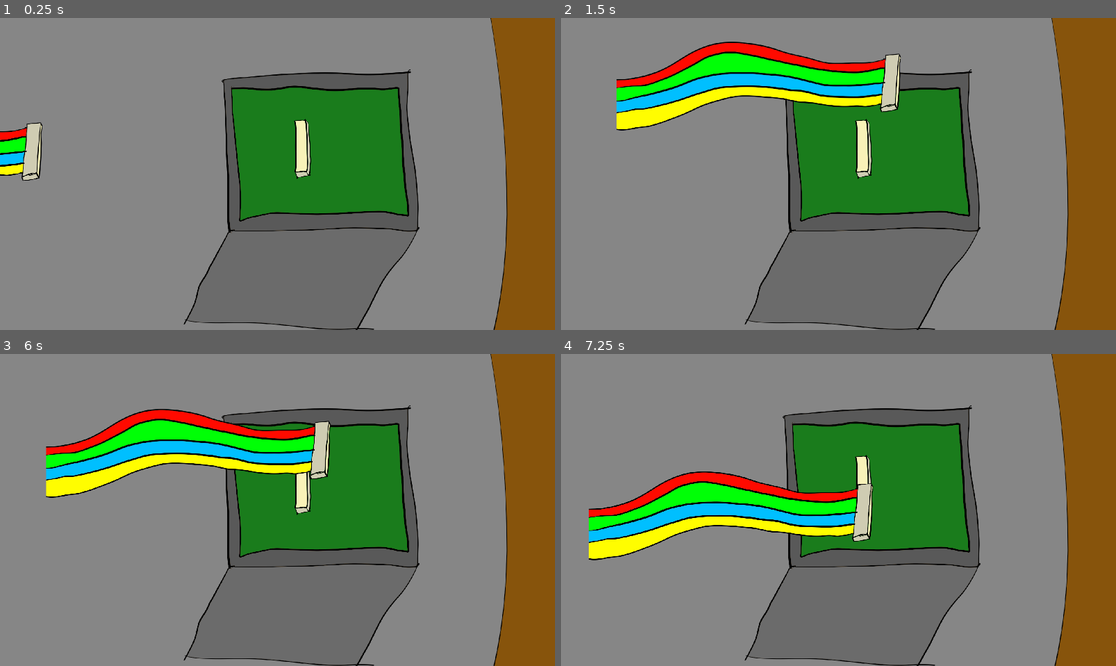
Above: before the commit, frames 1-4 (two rows, left to right).
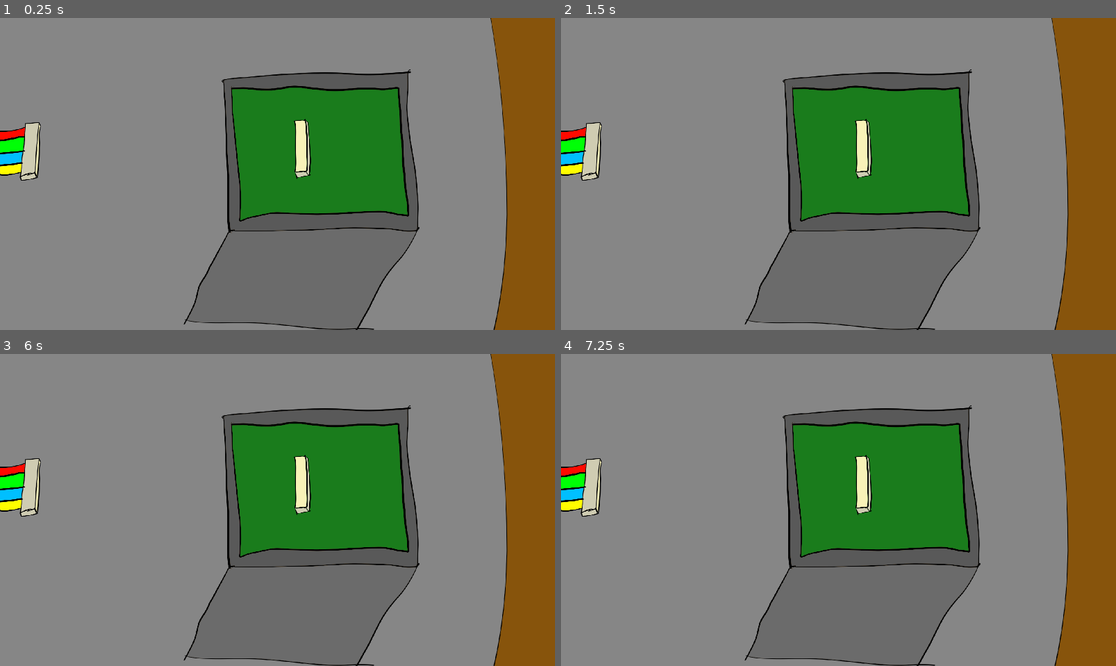
Above: after the commit, the same moments.

Repository: Mr-Wilhelm/MonkeyJam2025-I-Want-To-Live
Game: Godot game, scene res://Scenes/Interaction Scenes/RibbonCableScene.tscn
Two runs of this game, one before a commit and one after it. Both use one fixed random seed, a clock stepped at 60 frames per second and the inputs below. This scene is started directly instead of the project's main scene.
Inputs (mouse positions are in pixels of both pictures, inside the frame that each line leads up to):
- Up to frame 1 (0.25 s): no input
- Up to frame 2 (1.5 s): tap Enter at 0.5 s; drag from (594, 174) to (894, 105) at 0.52 s; tap Space at 1.25 s; drag from (727, 189) to (894, 105) at 1.27 s
- Up to frame 3 (6 s): tap Enter at 2, 3.5 s; move the mouse to (333, 441) at 2.02 s; hold D (MoveRight) 2.03-2.75 s; hold F (Interact) 2.03-2.75 s; click (333, 441) at 2.17 s; tap Space at 2.75, 4.25 s; drag from (249, 572) to (111, 463) at 2.77 s; move the mouse to (444, 556) at 3.52 s; hold A (MoveLeft) 3.53-4.25 s; hold F (Interact) 3.53-4.25 s; click (444, 556) at 3.67 s; drag from (111, 463) to (333, 441) at 4.27 s; move the mouse to (305, 510) at 5.02 s; hold S (MoveDown) 5.03-5.75 s; hold F (Interact) 5.03-5.75 s; click (305, 510) at 5.17 s; drag from (194, 432) to (166, 525) at 5.77 s
- Up to frame 4 (7.25 s): move the mouse to (960, 494) at 6.52 s; hold W (MoveUp) from 6.53 s (still down); hold F (Interact) from 6.53 s (still down); click (960, 494) at 6.67 s

The runs differ from the first frame. In frame 1, 0.5% of the frame differs, in the area x 0-56%, y 32-53%; in frame 2, 9.6%, in the area x 0-62%, y 7-53%; in frame 3, 9.6%; in frame 4, 9.5%.

Commit message:
Finished RibbonCable Interaction Logic [PLACEHOLDER ART] + Interaction Scene Clipping

Diff:
--- a/Prefabs/InteractableObject.gd
+++ b/Prefabs/InteractableObject.gd
@@ -14,6 +14,4 @@
 func OnInteract() -> void:
 	print("Interacted with: " + name)
 
-	get_tree().paused = true
-
 	minigameOverlay.load_scene(scene_to_load) # <-- Change to index of interaction enum you want to play (seen in InteractioScene)
--- a/Scenes/Interaction Scenes/RibbonCableScene.tscn
+++ b/Scenes/Interaction Scenes/RibbonCableScene.tscn
@@ -6,6 +6,7 @@
 [ext_resource type="PackedScene" uid="uid://b0g3lgfhikd3c" path="res://Prefabs/DraggableObject.tscn" id="3_qyaok"]
 
 [node name="RibbonCableScene" type="Node2D"]
+process_mode = 2
 script = ExtResource("1_s37l5")
 
 [node name="Background" type="Sprite2D" parent="."]
@@ -13,8 +14,9 @@
 centered = false
 
 [node name="Connector" type="Sprite2D" parent="."]
+position = Vector2(1044, 451)
 texture = ExtResource("2_nkcln")
-centered = false
+offset = Vector2(-84.565, 89.005)
 
 [node name="RibbonCable" parent="." instance=ExtResource("3_qyaok")]
-position = Vector2(123, 540)
+position = Vector2(117, 539)
--- a/Scenes/PlayerMovementTestScene.tscn
+++ b/Scenes/PlayerMovementTestScene.tscn
@@ -7,6 +7,60 @@
 [ext_resource type="Script" path="res://Scripts/InteractionSceneLoader.gd" id="5_ci84i"]
 [ext_resource type="PackedScene" uid="uid://cp0c1vesby6bx" path="res://Prefabs/BeepingObject.tscn" id="6_437so"]
 [ext_resource type="AudioStream" uid="uid://bbjreeu8lspyd" path="res://Audio/Ping.mp3" id="7_pe7rw"]
+
+[sub_resource type="Animation" id="Animation_axfq3"]
+resource_name = "FadeIn"
+length = 0.5
+tracks/0/type = "value"
+tracks/0/imported = false
+tracks/0/enabled = true
+tracks/0/path = NodePath("InteractionSceneClip:scale")
+tracks/0/interp = 2
+tracks/0/loop_wrap = true
+tracks/0/keys = {
+"times": PackedFloat32Array(0, 0.5),
+"transitions": PackedFloat32Array(1, 1),
+"update": 0,
+"values": [Vector2(0.001, 0.001), Vector2(0.66, 0.66)]
+}
+
+[sub_resource type="Animation" id="Animation_p76ne"]
+resource_name = "FadeOut"
+length = 0.5
+tracks/0/type = "value"
+tracks/0/imported = false
+tracks/0/enabled = true
+tracks/0/path = NodePath("InteractionSceneClip:scale")
+tracks/0/interp = 2
+tracks/0/loop_wrap = true
+tracks/0/keys = {
+"times": PackedFloat32Array(0, 0.5),
+"transitions": PackedFloat32Array(1, 1),
+"update": 0,
+"values": [Vector2(0.66, 0.66), Vector2(0.001, 0.001)]
+}
+
+[sub_resource type="Animation" id="Animation_0fk74"]
+length = 0.001
+tracks/0/type = "value"
+tracks/0/imported = false
+tracks/0/enabled = true
+tracks/0/path = NodePath("InteractionSceneClip:scale")
+tracks/0/interp = 1
+tracks/0/loop_wrap = true
+tracks/0/keys = {
+"times": PackedFloat32Array(0),
+"transitions": PackedFloat32Array(1),
+"update": 0,
+"values": [Vector2(0.001, 0.001)]
+}
+
+[sub_resource type="AnimationLibrary" id="AnimationLibrary_l73nb"]
+_data = {
+"FadeIn": SubResource("Animation_axfq3"),
+"FadeOut": SubResource("Animation_p76ne"),
+"RESET": SubResource("Animation_0fk74")
+}
 
 [node name="PlayerMovement" type="Node2D"]
 
@@ -87,11 +141,36 @@
 [node name="TestInteractable" parent="." instance=ExtResource("4_f0a4x")]
 position = Vector2(408, 710)
 
-[node name="InteractionScene" type="CanvasLayer" parent="."]
-script = ExtResource("5_ci84i")
-
 [node name="BeepingObject" parent="." instance=ExtResource("6_437so")]
 position = Vector2(1341, 775)
 beepSFX = ExtResource("7_pe7rw")
 beepInterval = 2.0
 beepPitch = 1.0
+
+[node name="InteractionScene" type="CanvasLayer" parent="."]
+process_mode = 3
+script = ExtResource("5_ci84i")
+
+[node name="AnimationPlayer" type="AnimationPlayer" parent="InteractionScene"]
+libraries = {
+"": SubResource("AnimationLibrary_l73nb")
+}
+
+[node name="InteractionSceneClip" type="SubViewportContainer" parent="InteractionScene"]
+process_mode = 3
+clip_contents = true
+offset_right = 1920.0
+offset_bottom = 1080.0
+scale = Vector2(0.001, 0.001)
+pivot_offset = Vector2(960, 540)
+stretch = true
+metadata/_edit_use_anchors_ = true
+
+[node name="SubViewport" type="SubViewport" parent="InteractionScene/InteractionSceneClip"]
+transparent_bg = true
+handle_input_locally = false
+physics_object_picking = true
+size = Vector2i(1920, 1080)
+render_target_update_mode = 4
+
+[connection signal="animation_finished" from="InteractionScene/AnimationPlayer" to="InteractionScene" method="_on_animation_player_animation_finished"]
--- a/Scripts/DraggableArea.gd
+++ b/Scripts/DraggableArea.gd
@@ -18,13 +18,15 @@
 		var deadzone_offset = 50
 
 		get_parent().global_position = get_global_mouse_position() + drag_offset
-		print("A: " + str(get_parent().global_position.x))
-		print("A: " + str((lower_bounds.x)))
 		if get_parent().global_position.x < lower_bounds.x + deadzone_offset:
 			get_parent().global_position.x = lower_bounds.x + deadzone_offset
+			dragging = false
 		elif get_parent().global_position.x > upper_bounds.x - deadzone_offset:
 			get_parent().global_position.x = upper_bounds.x - deadzone_offset
+			dragging = false
 		if get_parent().global_position.y < lower_bounds.y + deadzone_offset:
 			get_parent().global_position.y = lower_bounds.y + deadzone_offset
+			dragging = false
 		elif get_parent().global_position.y > upper_bounds.y - deadzone_offset:
 			get_parent().global_position.y = upper_bounds.y - deadzone_offset
+			dragging = false
--- a/Scripts/InteractionSceneLoader.gd
+++ b/Scripts/InteractionSceneLoader.gd
@@ -3,10 +3,11 @@
 enum interaction {RibbonCable, ScrapSearch, Welding, DirtCleaning, GearInsert, VendingShake, LegTwist}
 
 
+
 func load_scene(chosen_interaction : interaction):
 	match chosen_interaction:
 		interaction.RibbonCable:
-			add_child(load("res://Prefabs/DebugTestingInteractionScene.tscn").instantiate()) # replace with each scene
+			get_node("InteractionSceneClip/SubViewport").add_child(load("res://Scenes/Interaction Scenes/RibbonCableScene.tscn").instantiate()) # replace with each scene
 		interaction.ScrapSearch:
 			pass
 		interaction.Welding:
@@ -19,3 +20,19 @@
 			pass
 		interaction.LegTwist:
 			pass
+
+	$AnimationPlayer.play("FadeIn")
+
+
+
+func unload_scene():
+	$AnimationPlayer.play("FadeOut")
+	get_tree().paused = false
+
+
+
+func _on_animation_player_animation_finished(anim_name: StringName) -> void:
+	if anim_name == "FadeIn":
+		get_tree().paused = true
+	elif anim_name == "FadeOut":
+		get_node("InteractionSceneClip/SubViewport").get_child(0).queue_free()
--- /dev/null
+++ b/Scripts/SubviewportInputHandover.gd
@@ -0,0 +1,4 @@
+extends SubViewportContainer
+
+func _unhandled_input(event: InputEvent) -> void:
+	$SubViewport.push_input(event, true)
--- a/Scripts/ribbon_cable_scene_script.gd
+++ b/Scripts/ribbon_cable_scene_script.gd
@@ -1 +1,13 @@
 extends Node2D
+
+var offset : Vector2 = Vector2(0, 75)
+var complete: bool = false
+
+
+func _physics_process(delta: float) -> void:
+	if !complete:
+		if $Connector.global_position.distance_to($RibbonCable.global_position - offset) < 50:
+			complete = true
+	else:
+		$RibbonCable.global_position = $Connector.global_position + offset
+		get_parent().get_parent().get_parent().unload_scene()
Not shown: 1 places in Scenes/PlayerMovementTestScene.tscn that only renumber resources
